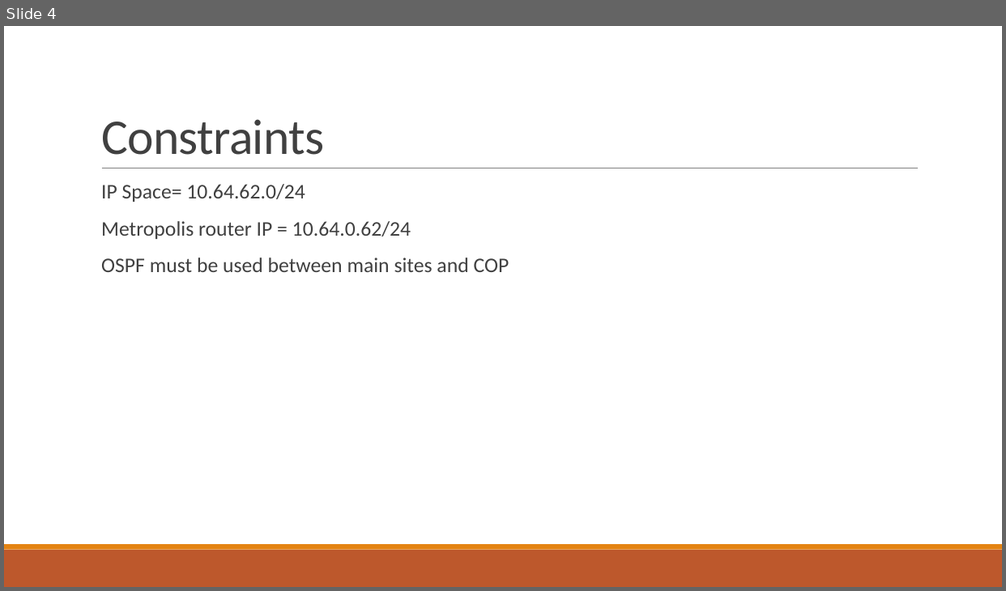
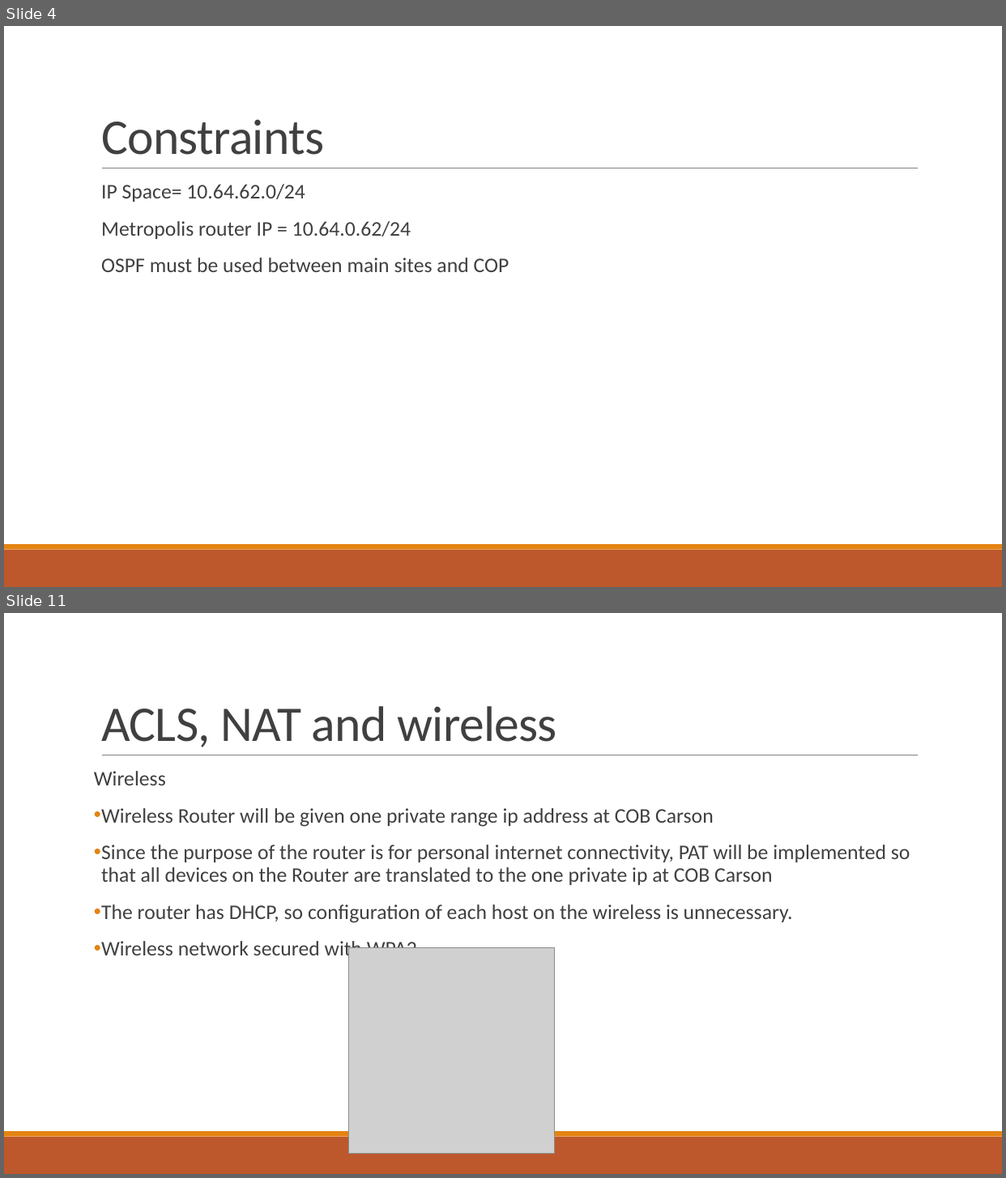
Before and after one commit to wkborn/cy350project, a slide deck: Network Proposal.pptx. Shown one above the other, each under a label of ours: slide 4 before the commit, slides 4 and 11 after it; the slides between them are not shown. The pictures are 1006x591 and 1006x1178 pixels, drawn with LibreOffice and Linux fonts; fonts in the diff are those of the drawing; grey boxes stand for pictures. Boxes give left, top, right and bottom in pixels: in the first picture for what was removed or moved away, otherwise in the second. Text is boxed around its words. In the diff, an @@ line names an element or a change of style, - is before the commit and + after.

```diff
--- a/Network Proposal.pptx
+++ b/Network Proposal.pptx
@@ slide 11 added at bbox=[4, 613, 1002, 1174], background #FFFFFF; not listed: 3 template elements that a slide beside it also shows @@
@@ title added at bbox=[101, 706, 557, 747], 48 pt, text #404040 @@
+ACLS, NAT and wireless
@@ text added at bbox=[94, 771, 910, 960], 20 pt, text #404040 @@
+Wireless
+• Wireless Router will be given one private range ip address at COB Carson
+• Since the purpose of the router is for personal internet connectivity, PAT will be implemented so that all devices on the Router are translated to the one private ip at COB Carson
+• The router has DHCP, so configuration of each host on the wireless is unnecessary.
+• Wireless network secured with WPA2
@@ picture added at bbox=[348, 948, 554, 1154] @@
```
Also in this commit, not shown: 6 slides changed, 3 other slides added, 1 slide removed, 1 other file.
